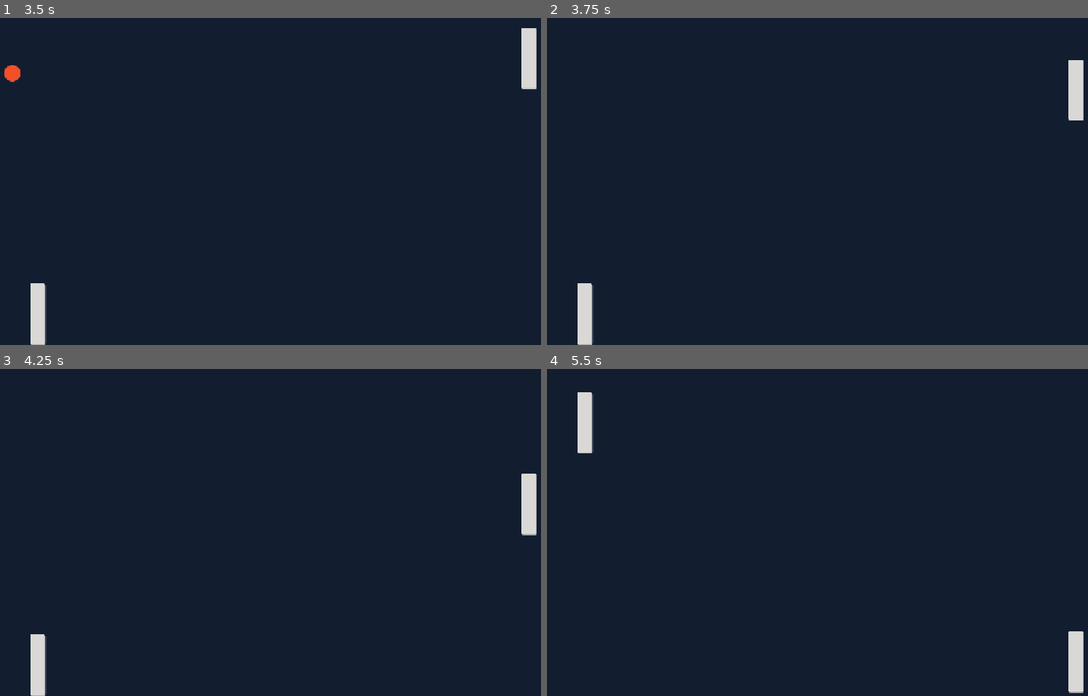
Above: before the commit, frames 1-4 (two rows, left to right).
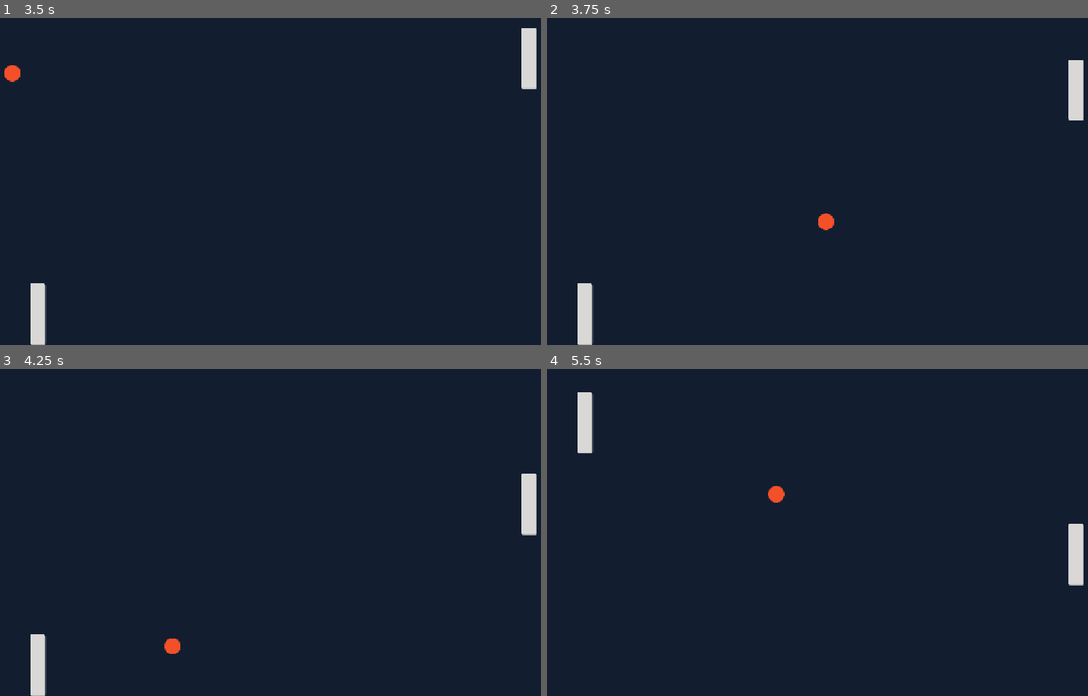
Above: after the commit, the same moments.

Repository: YusufOkmen/GodotPong
Game: Godot game, scene res://level.tscn
The game is run twice, just before and just after one commit, with the same random seed, the same clock (stepped at 60 frames per second) and the same inputs.
Inputs:
- Up to frame 1 (3.5 s): hold Up (ui_up) 0.53-2.03 s; hold Down (ui_down) from 2.03 s (still down)
- Up to frame 2 (3.75 s): keep holding Down (ui_down)
- Up to frame 3 (4.25 s): keep holding Down (ui_down)
- Up to frame 4 (5.5 s): release Down (ui_down) at 4.28 s; hold Up (ui_up) from 4.28 s (still down)

Frame 1 is identical in both runs. In frame 2, 0.1% of the frame differs, in the area x 50-54%, y 59-65%; in frame 3, 0.1%; in frame 4, 1.2%, in the area x 40-100%, y 35-100%.

Commit message:
added a level script so the ball can respawn in the middle of the screen after the scores

Diff:
--- /dev/null
+++ b/level.gd
@@ -0,0 +1,9 @@
+extends Node
+
+
+func _on_left_body_entered(body):
+	$ball.position = Vector2(640, 360);
+
+
+func _on_right_body_entered(body):
+	$ball.position = Vector2(640,360);
--- a/level.tscn
+++ b/level.tscn
@@ -1,5 +1,6 @@
 [gd_scene format=3 uid="uid://dkb3j7vpupkl4"]
 
+[ext_resource type="Script" uid="uid://c2ue5qa7qhicg" path="res://level.gd" id="1_0b4ue"]
 [ext_resource type="PackedScene" uid="uid://b1a826je6twwl" path="res://player.tscn" id="1_u52ul"]
 [ext_resource type="PackedScene" uid="uid://778blqyqhc0x" path="res://opponent.tscn" id="2_vonw3"]
 [ext_resource type="PackedScene" uid="uid://de78u6sepvyir" path="res://ball.tscn" id="3_oi3di"]
@@ -7,7 +8,11 @@
 [sub_resource type="RectangleShape2D" id="RectangleShape2D_fglp6"]
 size = Vector2(1149, 16)
 
+[sub_resource type="RectangleShape2D" id="RectangleShape2D_3dyp6"]
+size = Vector2(58.25, 636)
+
 [node name="Level" type="Node" unique_id=1623666290]
+script = ExtResource("1_0b4ue")
 
 [node name="BackGround" type="ColorRect" parent="." unique_id=226774946]
 anchors_preset = 15
@@ -34,3 +39,21 @@
 
 [node name="ball" parent="." unique_id=1075004656 instance=ExtResource("3_oi3di")]
 position = Vector2(593, 290)
+
+[node name="Left" type="Area2D" parent="." unique_id=978594316]
+position = Vector2(-33, 327)
+
+[node name="CollisionShape2D" type="CollisionShape2D" parent="Left" unique_id=744537982]
+position = Vector2(4, -6)
+shape = SubResource("RectangleShape2D_3dyp6")
+metadata/_edit_group_ = true
+
+[node name="Right" type="Area2D" parent="." unique_id=1043701869]
+position = Vector2(1182, 324)
+metadata/_edit_group_ = true
+
+[node name="CollisionShape2D" type="CollisionShape2D" parent="Right" unique_id=2100740994]
+shape = SubResource("RectangleShape2D_3dyp6")
+
+[connection signal="body_entered" from="Left" to="." method="_on_left_body_entered"]
+[connection signal="body_entered" from="Right" to="." method="_on_right_body_entered"]
Not shown, added: level.gd.uid
